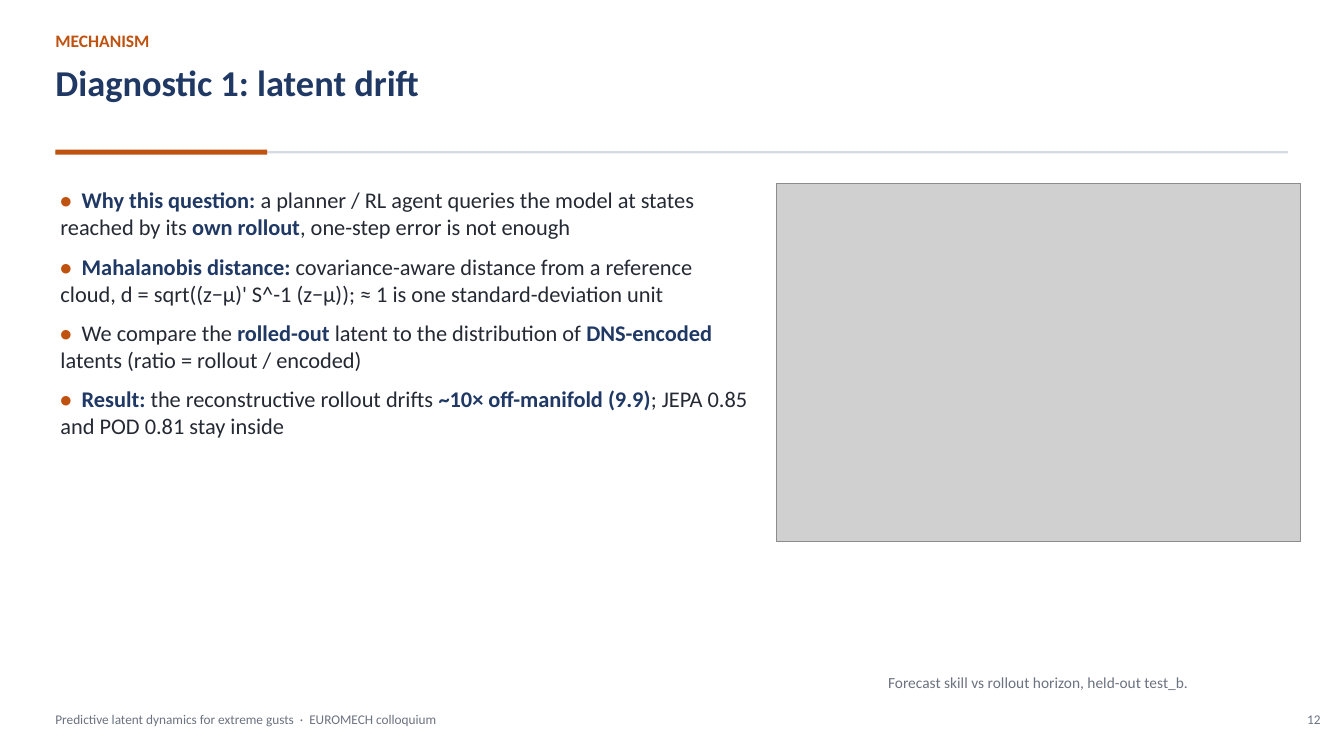
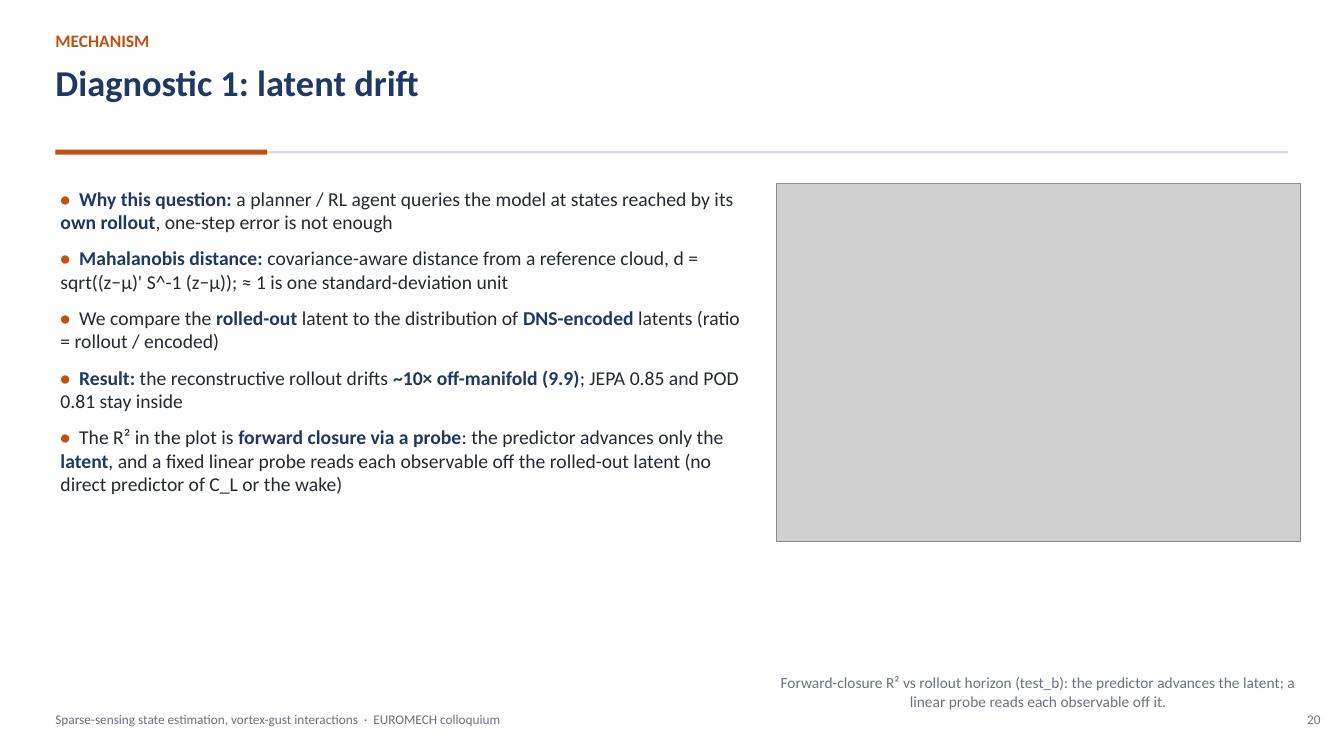
Before and after one commit to sanmi90/GUST-JEPA, a slide deck: slide 20 of paper/talk/euromech_gust_jepa.pptx (slide 12 before the commit). Drawn at 1344x756 pixels with LibreOffice and Linux fonts; fonts in the diff are those of the drawing; grey boxes stand for pictures. Boxes give left, top, right and bottom in pixels: in the first picture for what was removed or moved away, otherwise in the second. Text is boxed around its words. In the diff, an @@ line names an element or a change of style, - is before the commit and + after.

```diff
--- a/paper/talk/euromech_gust_jepa.pptx
+++ b/paper/talk/euromech_gust_jepa.pptx
@@ text at [60,192,740,411]: size 16 to 14 pt in "• Why this question: a planner / ...", "• Mahalanobis distance: covariance-aware distance from a ...", "• We compare the rolled-out latent to ...", "• Result: the reconstructive rollout drifts ~10× ..." @@
@@ text at [60,429,724,494]: paragraph added @@
+• The R² in the plot is forward closure via a probe: the predictor advances only the latent, and a fixed linear probe reads each observable off the rolled-out latent (no direct predictor of C_L or the wake)
@@ text at [781,676,1294,710]: text changed @@
-Forecast skill vs rollout horizon, held-out test_b.
+Forward-closure R² vs rollout horizon (test_b): the predictor advances the latent; a linear probe reads each observable off it.
@@ text at [55,715,500,726]: text changed @@
-Predictive latent dynamics for extreme gusts · EUROMECH colloquium
+Sparse-sensing state estimation, vortex-gust interactions · EUROMECH colloquium
@@ text at [1307,715,1320,724]: text changed @@
-12
+20
```
Also in this commit, not shown: 27 other slides changed, 11 slides added, 1 slide removed, 25 other files.
